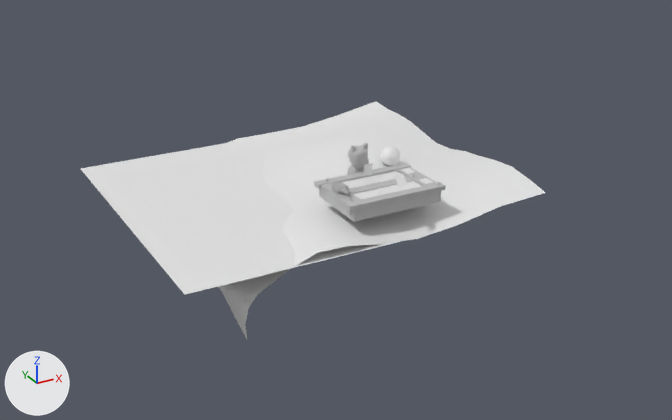
The Blender file sogliola/datafiles/graphics/scene.blend: old version first, new version second.
Camera for both pictures: a 50 mm lens placed at (-43.7, -75.3, 34.3), pointed at (0.1, 4.4, -5.5). Lighting does not change. The marker at lower left points along +X, +Y and +Z.
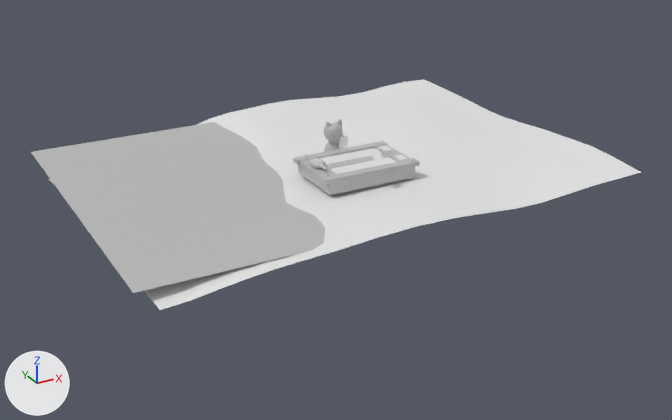
Pixel boxes (x1, y1, x2, y2) of what changed, in the pictures (672 x 420 px):
'mesh_sand', added: after (49, 79, 641, 310)
'mesh_ocean', added: after (31, 122, 325, 293)
'Plane001', deleted: before (218, 101, 546, 339)
'Plane002.001', deleted: before (80, 142, 400, 295)
'Box002.001', deleted: before (314, 163, 446, 222)
'mesh_table', added: after (293, 141, 420, 195)
'Plane003', deleted: before (342, 171, 421, 199)
'mesh_tablewater', added: after (320, 148, 397, 174)
'Sphere001', deleted: before (380, 146, 400, 166)
'Box004', deleted: before (332, 182, 351, 196)
'mesh_bottle', added: after (309, 158, 328, 171)

What changed in the scene script:
```text
Add mat_material__2:
    mat_material__2 = principled_material('Material #2')
    mat_material__2.base_color = (0.588, 0.588, 0.588)  # light grey #cacaca
    mat_material__2.roughness = 0.859
    mat_material__2.specular_ior_level = 0.0
Add me_mesh_017:
    me_mesh_017.from_pydata(...)  # 81 vertices, 128 faces; spans x -119.0..119.0, y -182.0..182.0, z 0.0
    me_mesh_017.materials.append(mat_10___default)  # grey #bcbcbc
Add me_mesh_014:
    me_mesh_014.from_pydata(...)  # 80 vertices, 152 faces; spans x -4.8..4.8, y -11.9..7.4, z -0.3..5.5
    me_mesh_014.materials.append(mat_material__2)  # its picture is missing
Add me_mesh_013:
    me_mesh_013.from_pydata([(-36.0, -26.0, 0.0), (36.0, -26.0, 0.0), (-36.0, 5.5, 0.0), (36.0, 5.5, 0.0), (-36.0, 26.0, 0.0), (36.0, 26.0, 0.0), (-36.0, -5.5, 0.0), (36.0, -5.5, 0.0)], [], [(0, 1, 7, 6), (2, 3, 5, 4)])
Add me_mesh_012:
    me_mesh_012.from_pydata(...)  # 272 vertices, 391 faces; spans x -52.9..52.1, y -34.9..34.9, z 0.0..19.4
    me_mesh_012.materials.append(mat_09___default)  # grey #bcbcbc
Add me_mesh_018:
    me_mesh_018.from_pydata(...)  # 289 vertices, 256 faces; spans x -258.0..252.0, y -196.0..196.0, z -39.0..6.0
Remove ob_plane003:
    ob_plane003 = bpy.data.objects.new('Plane003', me_mesh_005)
    ob_plane003.location = (0.0, -4.54, 0.45)
    ob_plane003.scale = (0.1, 0.1, 0.1)
Remove ob_plane001:
    ob_plane001 = bpy.data.objects.new('Plane001', me_mesh_004)
    ob_plane001.location = (0.0, 6.95, -1.9)
    ob_plane001.rotation_euler = (0.0, -0.0168, 0.0)  # degrees (0, -1, 0)
    ob_plane001.scale = (0.1, 0.1, 0.1)
Remove ob_sphere001:
    ob_sphere001 = bpy.data.objects.new('Sphere001', me_mesh_007)
    ob_sphere001.location = (6.92, 4.66, -0.74)
    ob_sphere001.scale = (0.1, 0.1, 0.1)
Remove ob_plane002_001:
    ob_plane002_001 = bpy.data.objects.new('Plane002.001', me_mesh_001)
    ob_plane002_001.location = (-11.47, 6.67, -3.07)
    ob_plane002_001.scale = (0.1, 0.1, 0.1)
Remove ob_box002_001:
    ob_box002_001 = bpy.data.objects.new('Box002.001', me_mesh_009)
    ob_box002_001.location = (0.0, -4.53, -0.96)
    ob_box002_001.scale = (0.1, 0.1, 0.1)
Remove ob_box004:
    ob_box004 = bpy.data.objects.new('Box004', me_mesh_010)
    ob_box004.location = (-4.25, -4.42, 0.68)
    ob_box004.scale = (0.125, 0.125, 0.125)
Add ob_mesh_ocean:
    ob_mesh_ocean = bpy.data.objects.new('mesh_ocean', me_mesh_017)
    ob_mesh_ocean.location = (-14.89, 6.26, -0.66)
    ob_mesh_ocean.scale = (0.1, 0.1, 0.1)
Add ob_mesh_bottle:
    ob_mesh_bottle = bpy.data.objects.new('mesh_bottle', me_mesh_014)
    ob_mesh_bottle.location = (-4.26, 0.0, 1.62)
    ob_mesh_bottle.scale = (0.125, 0.125, 0.125)
Add ob_mesh_tablewater:
    ob_mesh_tablewater = bpy.data.objects.new('mesh_tablewater', me_mesh_013)
    ob_mesh_tablewater.location = (0.0, 0.0, 1.45)
    ob_mesh_tablewater.scale = (0.1, 0.1, 0.1)
Add ob_mesh_table:
    ob_mesh_table = bpy.data.objects.new('mesh_table', me_mesh_012)
    ob_mesh_table.location = (0.0, 0.0, 0.0)
    ob_mesh_table.scale = (0.1, 0.1, 0.1)
Add ob_mesh_sand:
    ob_mesh_sand = bpy.data.objects.new('mesh_sand', me_mesh_018)
    ob_mesh_sand.location = (0.18, 6.27, -0.42)
    ob_mesh_sand.rotation_euler = (0.0, -0.0168, 0.0)  # degrees (0, -1, 0)
    ob_mesh_sand.scale = (0.1, 0.1, 0.1)
```
